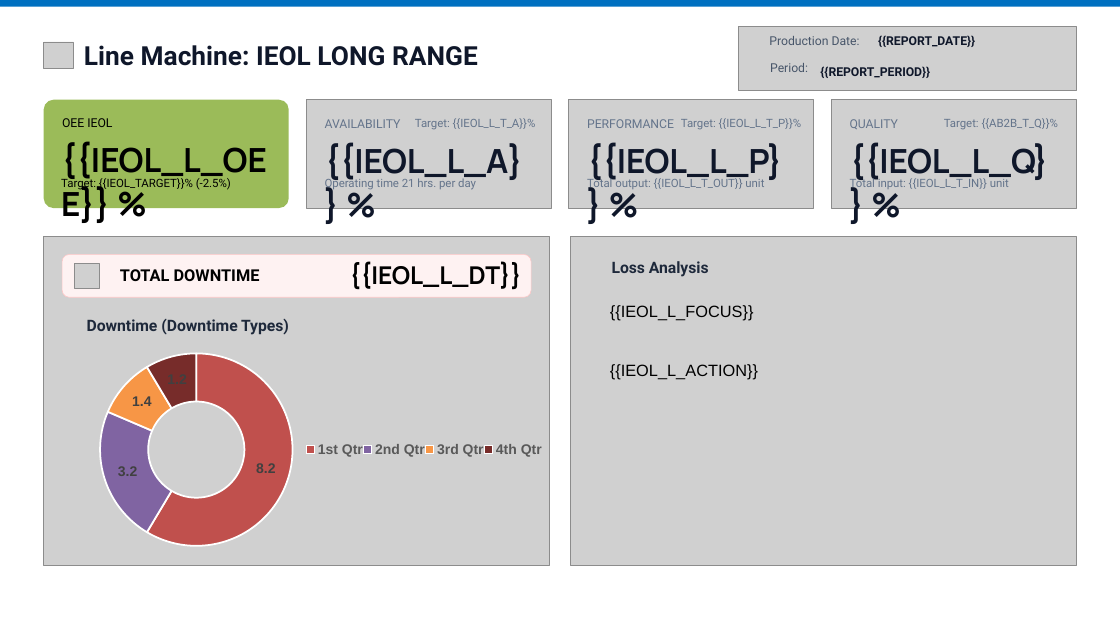
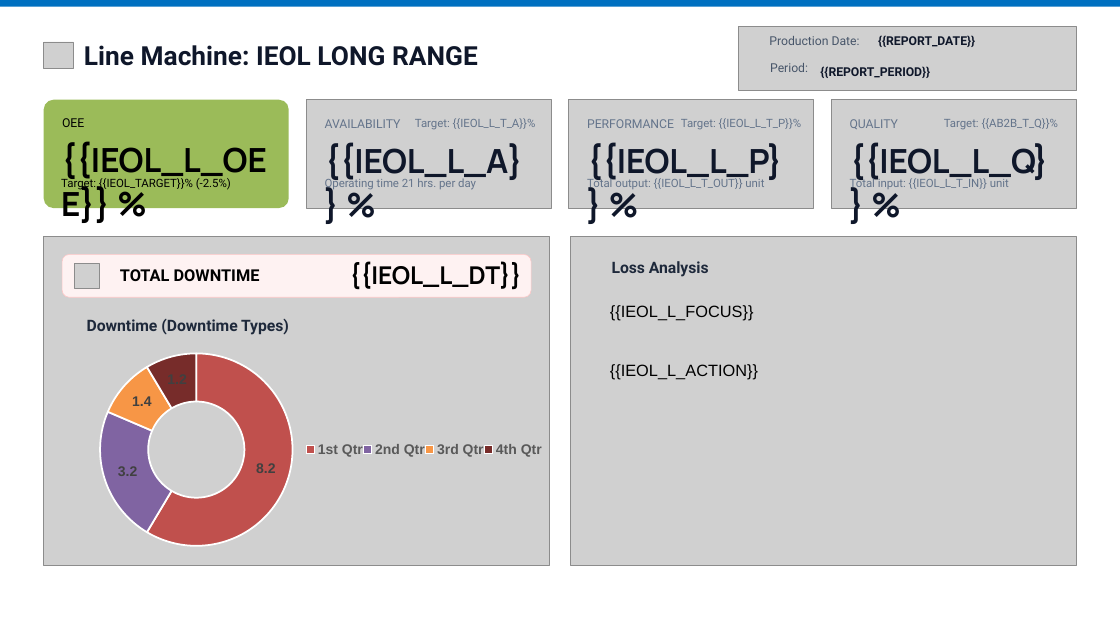
Before and after one commit to FBN-Lidar-Support/OEE_WebDashboard, a slide deck: slide 5 of assets/template/OEE_Template.pptx. Drawn at 1120x630 pixels with LibreOffice and Linux fonts; fonts in the diff are those of the drawing; grey boxes stand for pictures; background and template pictures are left out. Boxes give left, top, right and bottom in pixels: in the first picture for what was removed or moved away, otherwise in the second. Text is boxed around its words. In the diff, an @@ line names an element or a change of style, - is before the commit and + after.

```diff
--- a/assets/template/OEE_Template.pptx
+++ b/assets/template/OEE_Template.pptx
@@ text at <box>62,118,84,127</box>: text changed @@
-OEE IEOL
+OEE
```
Also in this commit, not shown: 3 other slides changed, 5 other files.
